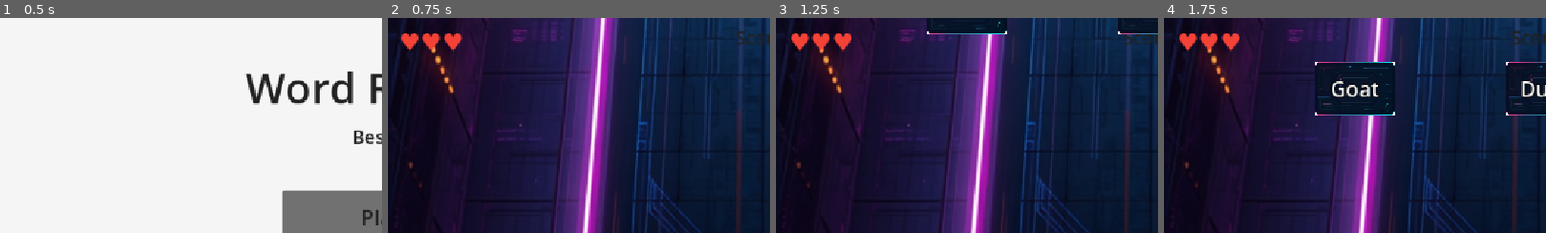
Above: before the commit, frames 1-4 (left to right).
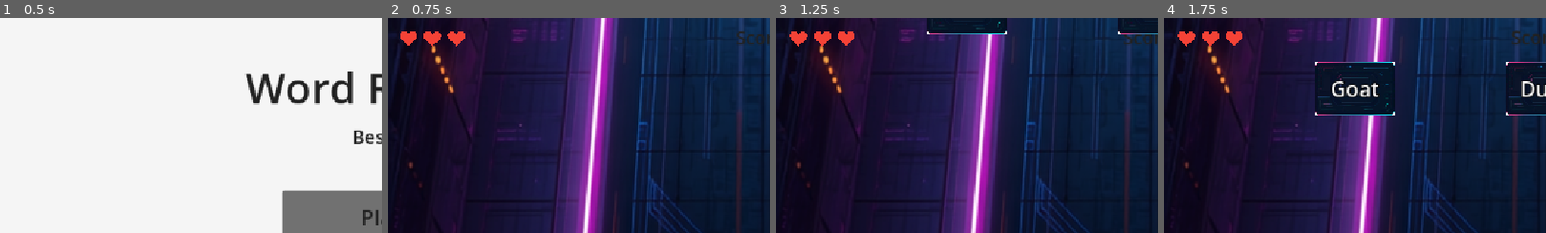
Above: after the commit, the same moments.

Repository: leoliangmc-stack/project-002-word-runner
Game: Godot game, scene res://scenes/menu/MainMenu.tscn
The game is run twice, just before and just after one commit, with the same random seed, the same clock (stepped at 60 frames per second) and the same inputs.
Inputs (mouse positions are % of the whole screen's width and height, from its top left):
- Up to frame 1 (0.5 s): no input
- Up to frame 2 (0.75 s): click "Play" at 0.5 s
- Up to frame 3 (1.25 s): no input
- Up to frame 4 (1.75 s): move the mouse to (72, 45) at 1.27 s; hold Right (ui_right) from 1.28 s (still down); click (72, 45) at 1.42 s
The pictures show only the part of the screen within x 0-50%, y 0-50%; the shares and areas given below are measured in that part.

Frame 1 is identical in both runs. In frame 2, 0.5% of the frame differs, in the area x 3-21%, y 6-16%; in frame 3, 0.5%; in frame 4, 0.5%.

Commit message:
Fix hearts HUD rendering and add touch-drag lane control
Draw lives as vector hearts instead of the U+2665 text glyph, which the
runtime font lacks (was rendering as literal "2665"). Add press-and-slide
touch/drag support for lane switching alongside the existing tap control.

Co-Authored-By: Claude Sonnet 5 <noreply@anthropic.com>

Diff:
--- a/word-runner/project.godot
+++ b/word-runner/project.godot
@@ -28,6 +28,10 @@
 window/stretch/mode="canvas_items"
 window/stretch/aspect="expand"
 
+[input_devices]
+
+pointing/emulate_touch_from_mouse=true
+
 [gui]
 
 theme/custom="res://assets/ui/theme.tres"
--- a/word-runner/scenes/game/Game.tscn
+++ b/word-runner/scenes/game/Game.tscn
@@ -1,8 +1,9 @@
-[gd_scene load_steps=4 format=3]
+[gd_scene load_steps=5 format=3]
 
 [ext_resource type="PackedScene" path="res://scenes/player/Player.tscn" id="1"]
 [ext_resource type="Script" path="res://scripts/GameScene.gd" id="2"]
 [ext_resource type="Script" path="res://scripts/gate/GateSpawner.gd" id="3"]
+[ext_resource type="Script" path="res://scripts/ui/HeartsDisplay.gd" id="4"]
 
 [node name="Game" type="Node2D"]
 script = ExtResource("2")
@@ -35,14 +36,13 @@
 horizontal_alignment = 1
 text = "Score: 0"
 
-[node name="LivesLabel" type="Label" parent="HUD"]
+[node name="LivesDisplay" type="Control" parent="HUD"]
 offset_left = 20.0
 offset_top = 10.0
 offset_right = 220.0
 offset_bottom = 50.0
-theme_override_colors/font_color = Color(0.9568627, 0.2588235, 0.2117647, 1)
-theme_override_font_sizes/font_size = 36
-text = "♥♥♥"
+mouse_filter = 2
+script = ExtResource("4")
 
 [node name="Player" parent="." instance=ExtResource("1")]
 position = Vector2(576, 550)
--- a/word-runner/scripts/GameScene.gd
+++ b/word-runner/scripts/GameScene.gd
@@ -5,7 +5,7 @@
 @onready var player: Node2D = $Player
 @onready var gate_spawner: Node2D = $GateSpawner
 @onready var score_label: Label = $HUD/ScoreLabel
-@onready var lives_label: Label = $HUD/LivesLabel
+@onready var lives_display: Control = $HUD/LivesDisplay
 @onready var camera: Camera2D = $Camera2D
 @onready var flash_overlay: ColorRect = $FlashOverlay
 @onready var background_art: TextureRect = $BackgroundArt
@@ -13,7 +13,7 @@
 func _ready() -> void:
 	_load_background()
 	score_label.pivot_offset = score_label.size / 2.0
-	lives_label.pivot_offset = lives_label.size / 2.0
+	lives_display.pivot_offset = lives_display.size / 2.0
 
 	GameManager.reset()
 	GameManager.score_changed.connect(_on_score_changed)
@@ -70,13 +70,13 @@
 	t.tween_property(score_label, "scale", Vector2.ONE, 0.25).set_trans(Tween.TRANS_BACK).set_ease(Tween.EASE_OUT)
 
 func _on_lives_changed(new_lives: int) -> void:
-	lives_label.text = "♥".repeat(new_lives)
-	var base_x := lives_label.position.x
+	lives_display.set_lives(new_lives)
+	var base_x := lives_display.position.x
 	var t := create_tween()
 	for i in range(4):
 		var offset := 8.0 if i % 2 == 0 else -8.0
-		t.tween_property(lives_label, "position:x", base_x + offset, 0.05)
-	t.tween_property(lives_label, "position:x", base_x, 0.05)
+		t.tween_property(lives_display, "position:x", base_x + offset, 0.05)
+	t.tween_property(lives_display, "position:x", base_x, 0.05)
 
 func _on_game_over() -> void:
 	gate_spawner.stop()
--- a/word-runner/scripts/player/Player.gd
+++ b/word-runner/scripts/player/Player.gd
@@ -7,9 +7,17 @@
 const MOVE_DURATION := 0.15
 const ART_PATH := "res://assets/player/player_idle.png"
 
+## Below this, a touch is treated as a tap (see _handle_touch); at or above it,
+## it counts as a drag/slide (see _handle_drag).
+const TAP_MAX_DISTANCE := 20.0
+## Horizontal drag distance needed to slide one lane over.
+const SWIPE_LANE_DISTANCE := 80.0
+
 var current_lane: int = 1
 var lane_positions: Array[float] = []
 var _move_tween: Tween
+var _touch_start_position: Vector2 = Vector2.ZERO
+var _drag_accumulated: float = 0.0
 
 @onready var visual: Node2D = $Visual
 @onready var body: ColorRect = $Visual/Body
@@ -46,21 +54,46 @@
 		positions.append(viewport_width * (i + 1) / float(LANE_COUNT + 1))
 	return positions
 
-## Keyboard for desktop; tapping the left/right half of the screen for touch
-## devices (phones have no keyboard, so this is the only way to play there).
+## Keyboard for desktop; tapping or press-and-slide on touch devices (phones
+## have no keyboard, so this is the only way to play there).
 func _unhandled_input(event: InputEvent) -> void:
 	if event.is_action_pressed("ui_left"):
 		move_to_lane(current_lane - 1)
 	elif event.is_action_pressed("ui_right"):
 		move_to_lane(current_lane + 1)
-	elif event is InputEventScreenTouch and event.pressed:
-		_handle_touch(event.position)
+	elif event is InputEventScreenTouch:
+		if event.pressed:
+			_touch_start_position = event.position
+			_drag_accumulated = 0.0
+		else:
+			_handle_touch_release(event.position)
+	elif event is InputEventScreenDrag:
+		_handle_drag(event.relative.x)
+
+## A touch that ends near where it started is a tap: jump one lane toward
+## whichever half of the screen was touched.
+func _handle_touch_release(touch_position: Vector2) -> void:
+	if absf(touch_position.x - _touch_start_position.x) >= TAP_MAX_DISTANCE:
+		return
+	_handle_touch(touch_position)
 
 func _handle_touch(touch_position: Vector2) -> void:
 	if touch_position.x < get_viewport_rect().size.x / 2.0:
 		move_to_lane(current_lane - 1)
 	else:
 		move_to_lane(current_lane + 1)
+
+## Sliding a finger while holding the screen shifts one lane per
+## SWIPE_LANE_DISTANCE crossed, carrying over the remainder for fast slides
+## that span more than one lane.
+func _handle_drag(delta_x: float) -> void:
+	_drag_accumulated += delta_x
+	while _drag_accumulated >= SWIPE_LANE_DISTANCE:
+		move_to_lane(current_lane + 1)
+		_drag_accumulated -= SWIPE_LANE_DISTANCE
+	while _drag_accumulated <= -SWIPE_LANE_DISTANCE:
+		move_to_lane(current_lane - 1)
+		_drag_accumulated += SWIPE_LANE_DISTANCE
 
 func move_to_lane(lane_index: int) -> void:
 	lane_index = clampi(lane_index, 0, LANE_COUNT - 1)
--- /dev/null
+++ b/word-runner/scripts/ui/HeartsDisplay.gd
@@ -0,0 +1,35 @@
+extends Control
+## Draws lives as vector hearts. Avoids the U+2665 text glyph, which some
+## exported/runtime fonts lack (renders as the literal codepoint "2665" instead
+## of a heart) — see GameScene.gd lives display.
+
+const HEART_DIAMETER := 28.0
+const HEART_SPACING := 8.0
+const POINT_COUNT := 24
+
+@export var heart_color: Color = Color(0.9568627, 0.2588235, 0.2117647, 1)
+
+var lives: int = 0
+
+func set_lives(new_lives: int) -> void:
+	if lives == new_lives:
+		return
+	lives = new_lives
+	queue_redraw()
+
+func _draw() -> void:
+	for i in range(lives):
+		var center := Vector2(HEART_DIAMETER / 2.0 + i * (HEART_DIAMETER + HEART_SPACING), size.y / 2.0)
+		_draw_heart(center, HEART_DIAMETER, heart_color)
+
+## Parametric heart curve (x = 16 sin^3 t), sampled into a polygon and scaled
+## to fit the requested diameter.
+func _draw_heart(center: Vector2, diameter: float, color: Color) -> void:
+	var points := PackedVector2Array()
+	var scale_factor := diameter / 34.0
+	for i in range(POINT_COUNT):
+		var t := TAU * i / float(POINT_COUNT)
+		var hx := 16.0 * pow(sin(t), 3)
+		var hy := -(13.0 * cos(t) - 5.0 * cos(2.0 * t) - 2.0 * cos(3.0 * t) - cos(4.0 * t))
+		points.append(center + Vector2(hx, hy) * scale_factor)
+	draw_colored_polygon(points, color)
--- a/word-runner/tests/hud_test.gd
+++ b/word-runner/tests/hud_test.gd
@@ -1,5 +1,5 @@
 extends Node
-## Smoke test for HUD contrast fix + heart-based lives display. Run as main scene:
+## Smoke test for HUD contrast fix + vector-drawn heart lives display. Run as main scene:
 ## godot --headless --path . res://tests/HudTestScene.tscn
 
 func _ready() -> void:
@@ -8,17 +8,16 @@
 	await get_tree().process_frame
 
 	game._on_lives_changed(3)
-	assert(game.lives_label.text == "♥♥♥", "expected 3 hearts, got '%s'" % game.lives_label.text)
+	assert(game.lives_display.lives == 3, "expected 3 lives, got %d" % game.lives_display.lives)
 
 	game._on_lives_changed(1)
-	assert(game.lives_label.text == "♥", "expected 1 heart, got '%s'" % game.lives_label.text)
+	assert(game.lives_display.lives == 1, "expected 1 life, got %d" % game.lives_display.lives)
 
 	game._on_lives_changed(0)
-	assert(game.lives_label.text == "", "expected no hearts at 0 lives, got '%s'" % game.lives_label.text)
+	assert(game.lives_display.lives == 0, "expected 0 lives, got %d" % game.lives_display.lives)
 
 	var red := Color(0.9568627, 0.2588235, 0.2117647, 1)
-	var font_color: Color = game.lives_label.get_theme_color("font_color")
-	assert(font_color.is_equal_approx(red), "lives label should be red, got %s" % font_color)
+	assert(game.lives_display.heart_color.is_equal_approx(red), "hearts should be red, got %s" % game.lives_display.heart_color)
 
 	var label_dark := Color(0.1294118, 0.1294118, 0.1294118, 1)
 	var score_color: Color = game.score_label.get_theme_color("font_color")
--- a/word-runner/tests/touch_input_test.gd
+++ b/word-runner/tests/touch_input_test.gd
@@ -17,5 +17,19 @@
 	player._handle_touch(Vector2(viewport_width * 0.75, 0))
 	assert(player.current_lane == 1, "tapping the right half should move one lane right")
 
+	player.move_to_lane(1)
+	player._drag_accumulated = 0.0
+	player._handle_drag(player.SWIPE_LANE_DISTANCE)
+	assert(player.current_lane == 2, "sliding right past the threshold should move one lane right")
+
+	player._handle_drag(-player.SWIPE_LANE_DISTANCE * 2.0)
+	assert(player.current_lane == 0, "sliding left past two thresholds should move two lanes left")
+
+	player.move_to_lane(1)
+	player._touch_start_position = Vector2(viewport_width * 0.25, 0)
+	player._drag_accumulated = player.SWIPE_LANE_DISTANCE
+	player._handle_touch_release(Vector2(viewport_width * 0.25 + player.SWIPE_LANE_DISTANCE, 0))
+	assert(player.current_lane == 1, "a released drag should not also trigger a tap move")
+
 	print("Touch input smoke test: PASS")
 	get_tree().quit()
Not shown, added: word-runner/scripts/ui/HeartsDisplay.gd.uid
Not shown, changed: CHANGELOG.md
Not shown, changed: TASKS.md
Not shown, changed: TEST_PLAN.md
